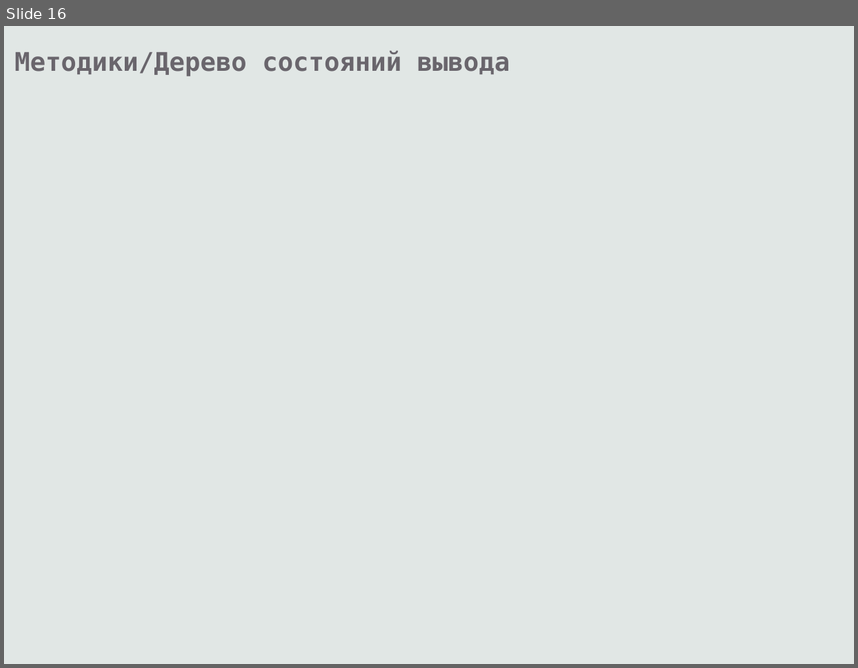
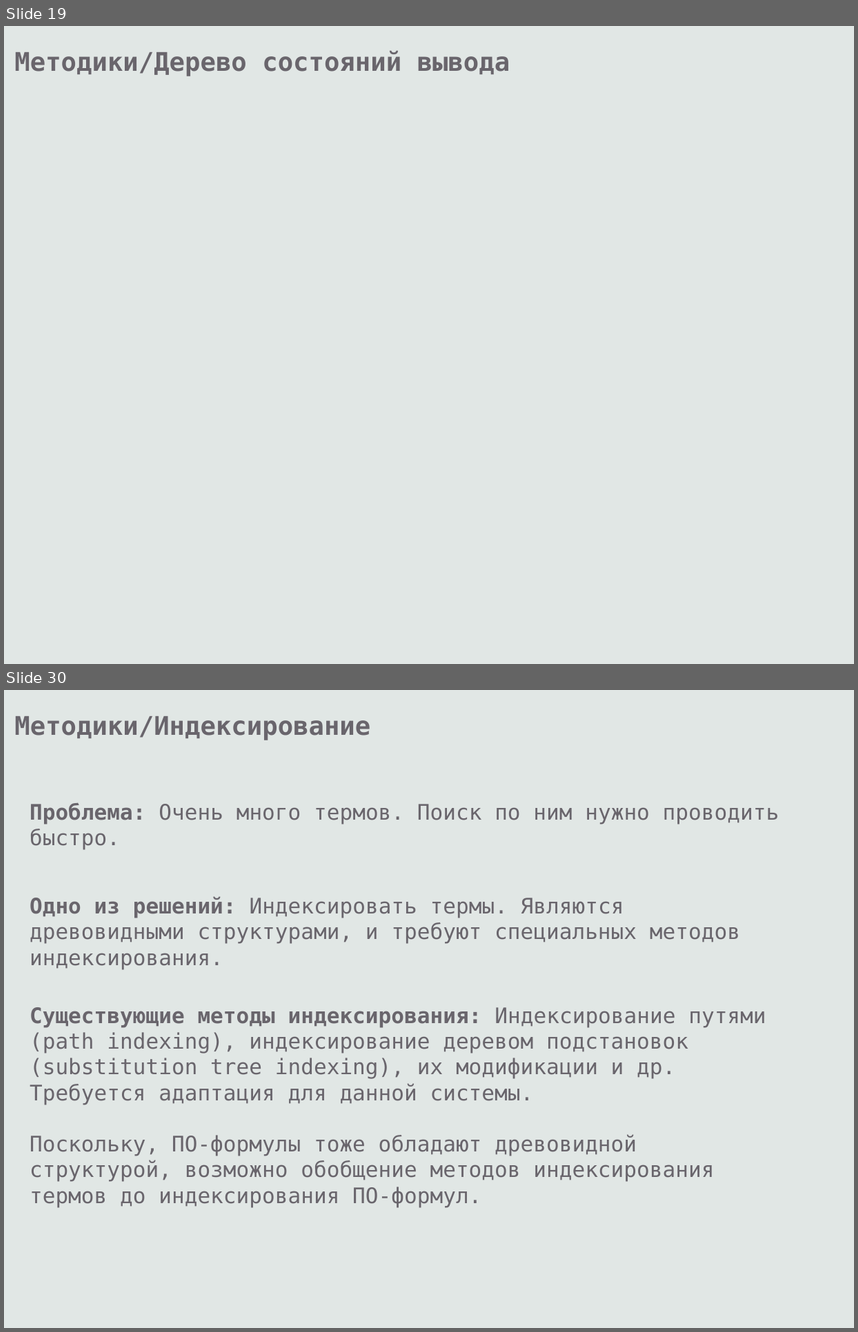
Before and after one commit to eugeneai/prisnif, a slide deck: brick/pres/pacman.odp. Shown one above the other, each under a label of ours: slide 16 before the commit, slides 19 and 30 after it; the slides between them are not shown. The pictures are 858x668 and 858x1332 pixels, drawn with LibreOffice and Linux fonts; fonts in the diff are those of the drawing. Boxes give left, top, right and bottom in pixels: in the first picture for what was removed or moved away, otherwise in the second. Text is boxed around its words. In the diff, an @@ line names an element or a change of style, - is before the commit and + after.

```diff
--- a/brick/pres/pacman.odp
+++ b/brick/pres/pacman.odp
@@ slide 30 added at <box>4,690,854,1328</box>, background #E1E7E5 @@
@@ text added at <box>14,716,370,740</box>, 24 pt, text #69656C, bold @@
+Методики/Индексирование
@@ text added at <box>30,802,780,850</box>, 20 pt, text #69656C @@
+Проблема: Очень много термов. Поиск по ним нужно проводить быстро.
@@ text added at <box>30,896,740,969</box>, 20 pt, text #69656C @@
+Одно из решений: Индексировать термы. Являются древовидными структурами, и требуют специальных методов индексирования.
@@ text added at <box>30,1007,766,1208</box>, 20 pt, text #69656C @@
+Существующие методы индексирования: Индексирование путями (path indexing), индексирование деревом подстановок (substitution tree indexing), их модификации и др. Требуется адаптация для данной системы.
+Поскольку, ПО-формулы тоже обладают древовидной структурой, возможно обобщение методов индексирования термов до индексирования ПО-формул.
@@ what was slide 16 is now slide 19 @@
```
Also in this commit, not shown: 4 slides changed, 26 other slides added, 6 slides removed, 1 other file.
